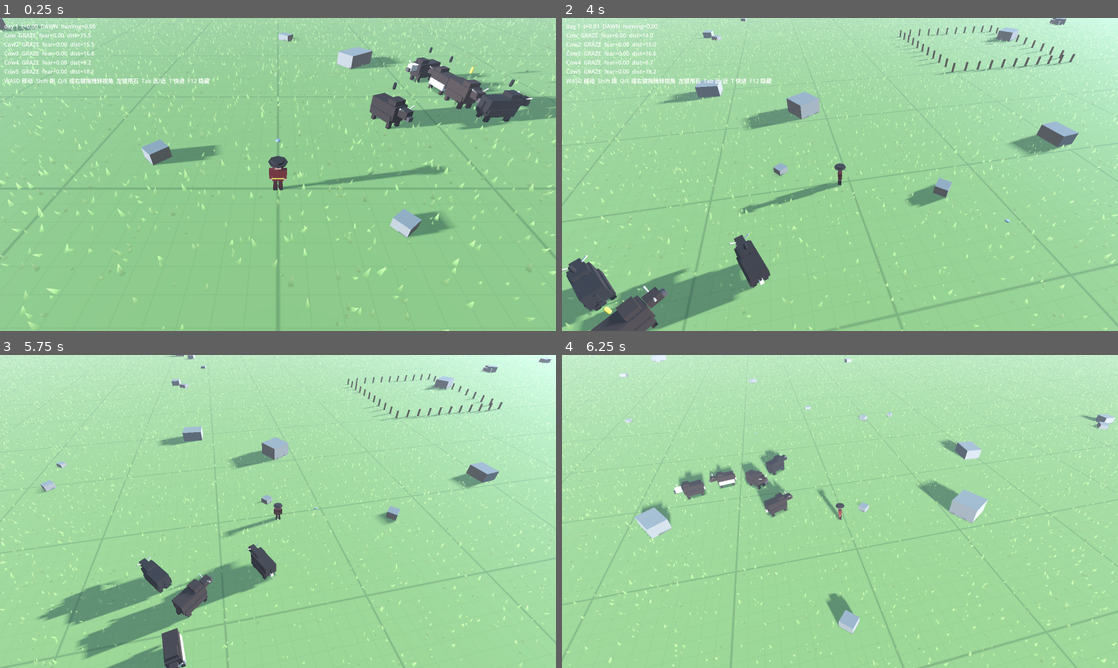
Above: before the commit, frames 1-4 (two rows, left to right).
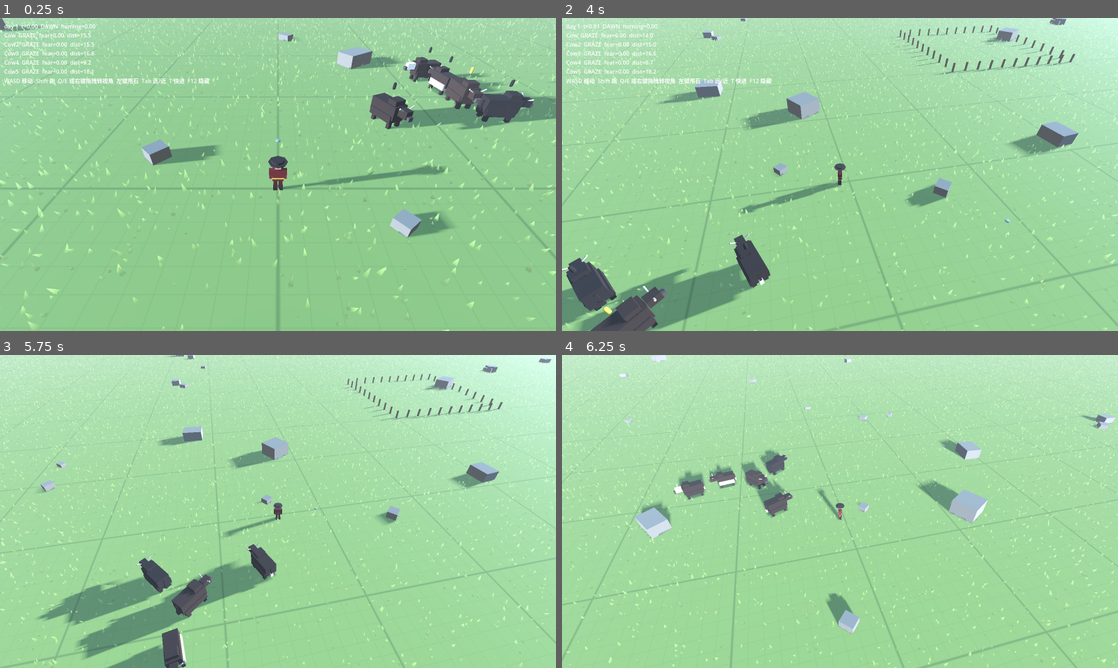
Above: after the commit, the same moments.

Repository: hui-chuan/Herding-Journey
Game: Godot game, scene res://scenes/m1_sandbox.tscn
Same seed, same stepped clock (60 frames per second), same inputs: the game is played once before the commit and once after it.
Inputs (mouse positions are in pixels of both pictures, inside the frame that each line leads up to):
- Up to frame 1 (0.25 s): no input
- Up to frame 2 (4 s): move the mouse to (962, 158) at 0.52 s; hold D (move_right) 0.53-1.28 s; hold Right mouse button (camera_drag) 0.53-1.28 s; move the mouse to (728, 190) at 1.27 s; hold S (move_back) 1.28-2.03 s; tap Q (camera_left) at 1.35 s; move the mouse to (895, 105) at 2.02 s; hold D (move_right) 2.03-2.78 s; tap E (camera_right) at 2.1 s; move the mouse to (812, 237) at 2.77 s; hold W (move_forward) 2.78-3.53 s; tap Tab (camera_zoom_toggle) at 2.85 s; move the mouse to (1006, 221) at 3.52 s; hold A (move_left) from 3.53 s (still down); hold Shift (run) from 3.53 s (still down)
- Up to frame 3 (5.75 s): tap T (debug_time_fast) at 4.15 s; move the mouse to (111, 464) at 4.27 s; release Shift (run) at 4.28 s; click (111, 464) at 4.35 s; tap F1 (debug_toggle) at 4.9 s; move the mouse to (305, 511) at 5.02 s; release A (move_left) at 5.03 s; hold S (move_back) from 5.03 s (still down); hold Right mouse button (camera_drag) from 5.03 s (still down)
- Up to frame 4 (6.25 s): move the mouse to (756, 433) at 5.77 s; release S (move_back) at 5.78 s; release Right mouse button (camera_drag) at 5.78 s; hold D (move_right) from 5.78 s (still down); tap Q (camera_left) at 5.85 s

The runs differ from the first frame. In frame 1, 0.5% of the frame differs, in the area x 72-100%, y 9-34%; in frame 2, less than 0.1%; in frame 3, less than 0.1%; in frame 4, less than 0.1%.

Commit message:
Herd: faster calm movement, NUDGE state for nearby stone impacts, pushes use flee-level acceleration
Co-Authored-By: Claude Fable 5.1 <noreply@anthropic.com>

Diff:
--- a/scripts/debug/debug_overlay.gd
+++ b/scripts/debug/debug_overlay.gd
@@ -36,10 +36,10 @@
 					leader = c
 					break
 			if leader:
-				var point: Vector3 = leader.global_position + Vector3(0.8, 0, 0)
+				var point: Vector3 = leader.global_position + Vector3(2.5, 0, 0)
 				print("TEST sling lands at %s" % point)
 				for cow in get_tree().get_nodes_in_group("cows"):
-					cow.apply_sling_impact(point, 4.0, 4.0, 0.7)
+					cow.apply_sling_impact(point, 4.0, 7.0, 0.7)
 	if _log_positions:
 		_log_timer -= delta
 		if _log_timer <= 0.0:
--- a/scripts/herd/cow.gd
+++ b/scripts/herd/cow.gd
@@ -3,7 +3,7 @@
 class_name Cow
 extends CharacterBody3D
 
-enum State { GRAZE, WANDER, REST, FOLLOW, FLEE, ALERT }
+enum State { GRAZE, WANDER, REST, FOLLOW, FLEE, ALERT, NUDGE }
 
 @export_group("性格 (BEHAVIOR §2)")
 @export var boldness: float = 1.0
@@ -13,21 +13,25 @@
 @export var is_leader: bool = false
 
 @export_group("运动")
-@export var wander_speed: float = 0.8
-@export var follow_speed: float = 1.2
+@export var wander_speed: float = 1.3
+@export var follow_speed: float = 1.7
 @export var flee_speed: float = 3.5
 @export var turn_speed: float = 4.0
 ## 平静态下（含被推）的速度上限；惊跑时上限为 flee_speed。
-@export var calm_speed_cap: float = 2.5
+@export var calm_speed_cap: float = 3.0
 ## 目标速度低于此值视为停下，避免蠕动。
 @export var min_move_speed: float = 0.25
-@export var accel_calm: float = 2.0
+@export var accel_calm: float = 3.0
 @export var accel_flee: float = 8.0
 @export var decel: float = 3.5
 @export var wander_min_distance: float = 3.0
 @export var wander_max_distance: float = 8.0
 ## 一次惊跑最多跑这么远，跑到就停下张望。
 @export var flee_max_distance: float = 9.0
+## 被石头落点"挪开"：小跑背离落点，距离随落点远近在 [min,max] 之间。
+@export var nudge_speed: float = 2.5
+@export var nudge_min_distance: float = 1.5
+@export var nudge_max_distance: float = 5.0
 
 @export_group("牛群")
 @export var leader_path: NodePath
@@ -60,6 +64,7 @@
 var _threat_pos: Vector3
 var _has_threat: bool = false
 var _flee_start: Vector3
+var _nudge_target: Vector3
 var _external_push: Vector3
 var _gravity: float = ProjectSettings.get_setting("physics/3d/default_gravity")
 var _noise := FastNoiseLite.new()
@@ -111,13 +116,21 @@
 				desired = _flee_dir * flee_speed
 		State.ALERT:
 			desired = Vector3.ZERO
+		State.NUDGE:
+			var to_nudge := _nudge_target - global_position
+			to_nudge.y = 0.0
+			if to_nudge.length() < 0.4:
+				_enter(State.GRAZE)
+			else:
+				desired = to_nudge.normalized() * nudge_speed
 
 	# 最小速度只裁剪状态自身的意图，推力（分离、聚合、施压）不受此限。
 	if desired.length() < min_move_speed:
 		desired = Vector3.ZERO
 	desired += _herd_push()
 	desired += _external_push
-	_external_push = _external_push.move_toward(Vector3.ZERO, 8.0 * delta)
+	var pushed := _external_push.length() > 0.3
+	_external_push = _external_push.move_toward(Vector3.ZERO, 5.0 * delta)
 
 	# 速度上限 + 分开的加减速。
 	var cap := flee_speed if state == State.FLEE else calm_speed_cap
@@ -126,7 +139,7 @@
 	var current := Vector3(velocity.x, 0.0, velocity.z)
 	var rate := decel
 	if desired.length() > current.length():
-		rate = accel_flee if state == State.FLEE else accel_calm
+		rate = accel_flee if (state == State.FLEE or pushed) else accel_calm
 	var next := current.move_toward(desired, rate * delta)
 	velocity.x = next.x
 	velocity.z = next.z
@@ -172,6 +185,8 @@
 			_flee_dir = _flee_dir.normalized().rotated(Vector3.UP, deg_to_rad(randf_range(-25.0, 25.0)))
 			if previous != State.FLEE:
 				_spread_fear()
+		State.NUDGE:
+			_state_time_left = 4.0
 		State.ALERT:
 			_state_time_left = randf_range(3.0, 8.0)
 			# 跑过一段就把惊吓"跑掉"一部分，否则警觉时仍高于阈值会立刻再次惊跑。
@@ -203,6 +218,8 @@
 			_enter(State.GRAZE)
 		State.FLEE:
 			_enter(State.ALERT)
+		State.NUDGE:
+			_enter(State.GRAZE)
 		State.ALERT:
 			if fear < fear_threshold * boldness * 0.5:
 				_enter(State.GRAZE)
@@ -264,8 +281,11 @@
 		return
 	var falloff := 1.0 - d / radius
 	var dir := away.normalized() if d > 0.01 else Vector3.FORWARD
-	_external_push += dir * push * falloff
 	add_fear(fear_amount * falloff, point)
+	# 没被吓跑的牛小跑挪开；跑不跑由 _physics_process 里的阈值判断决定。
+	if state != State.FLEE and fear < fear_threshold * boldness:
+		_nudge_target = global_position + dir * lerpf(nudge_min_distance, nudge_max_distance, falloff)
+		_enter(State.NUDGE)
 
 func _lognormal(median: float, sigma: float) -> float:
 	return median * exp(randfn(0.0, sigma))
@@ -282,6 +302,7 @@
 		State.FOLLOW: mat.albedo_color = Color(0.25, 0.55, 0.9)
 		State.FLEE: mat.albedo_color = Color(0.8, 0.2, 0.1)
 		State.ALERT: mat.albedo_color = Color(0.8, 0.6, 0.1)
+		State.NUDGE: mat.albedo_color = Color(0.9, 0.5, 0.3)
 
 func refresh_marker() -> void:
 	_update_color()
--- a/scripts/player/sling.gd
+++ b/scripts/player/sling.gd
@@ -10,7 +10,7 @@
 @export var flight_time: float = 1.0
 @export var arc_height: float = 6.0
 @export var impact_radius: float = 4.0
-@export var impact_push: float = 4.0
+@export var impact_push: float = 7.0
 @export var impact_fear: float = 0.7
 
 @onready var _player: CharacterBody3D = get_parent()
